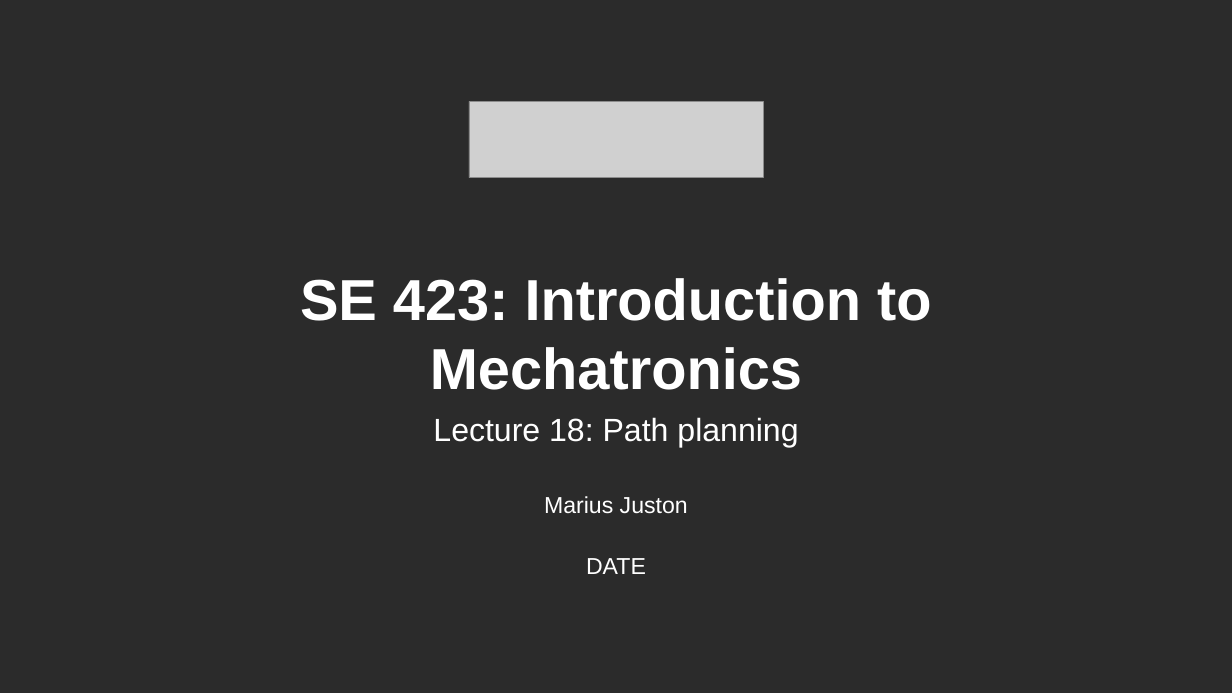
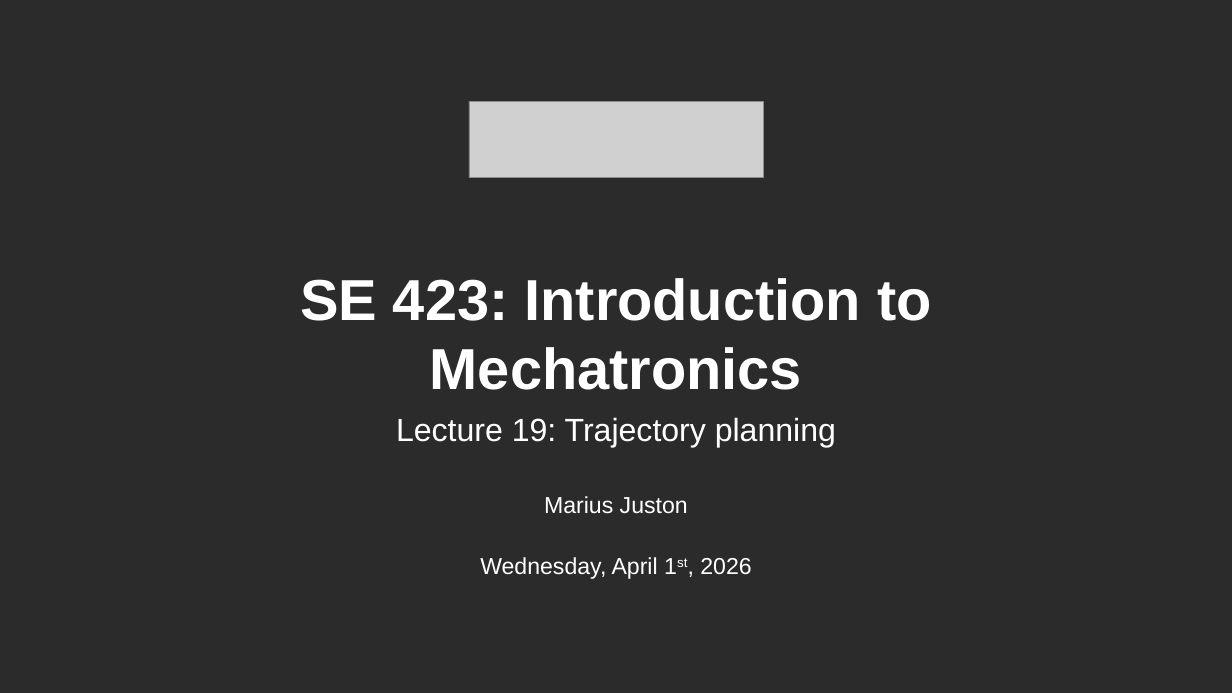
Before and after one commit to Marius-Juston/SE-423---Class-Material, a slide deck: slide 1 of Lectures/Slides/L19.pptx. Drawn at 1232x693 pixels with LibreOffice and Linux fonts; fonts in the diff are those of the drawing; grey boxes stand for pictures; background and template pictures are left out; a plain dark background stands for a picture behind light text. Boxes give left, top, right and bottom in pixels: in the first picture for what was removed or moved away, otherwise in the second. Text is boxed around its words. In the diff, an @@ line names an element or a change of style, - is before the commit and + after.

```diff
--- a/Lectures/Slides/L19.pptx
+++ b/Lectures/Slides/L19.pptx
@@ text at (396,417,836,447): text changed @@
-Lecture 18: Path planning
+Lecture 19: Trajectory planning
@@ text at (480,557,751,579): text changed @@
-DATE
+Wednesday, April 1st, 2026
```
Also in this commit, not shown: 1 slide added, 2 other files.
